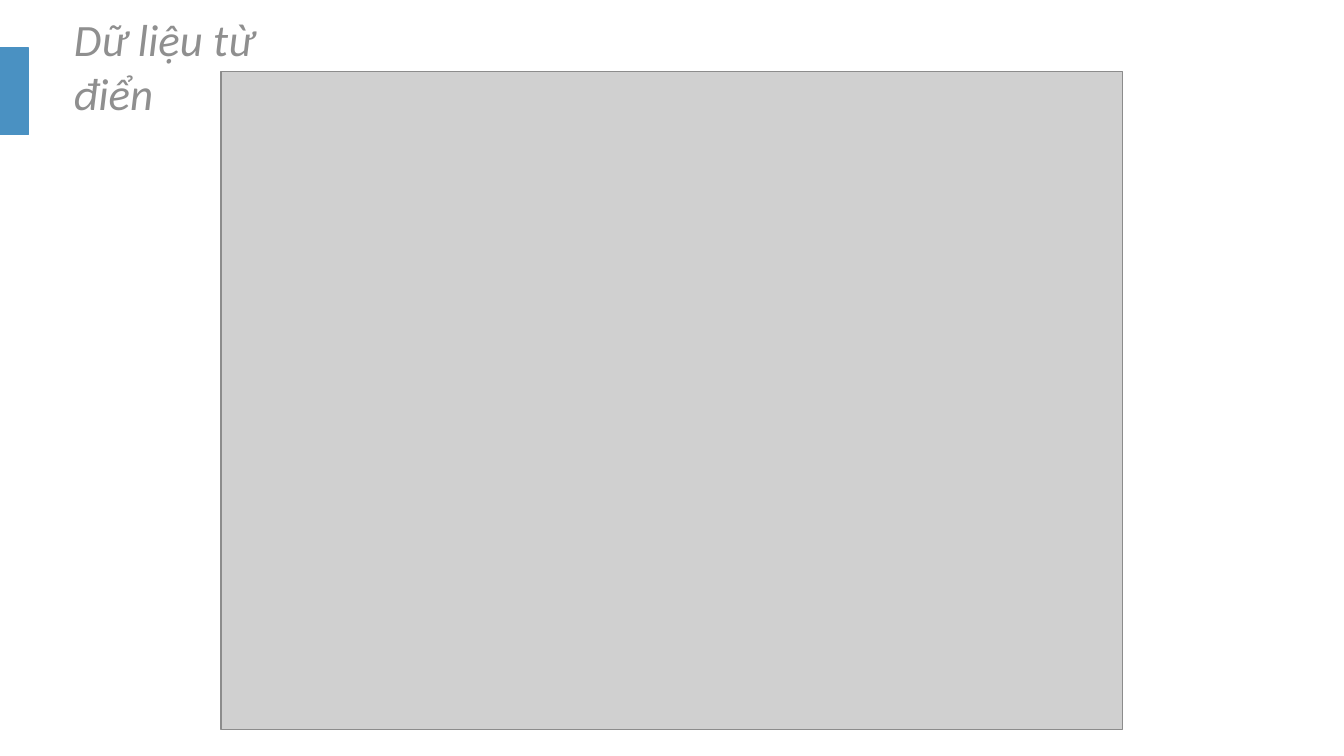
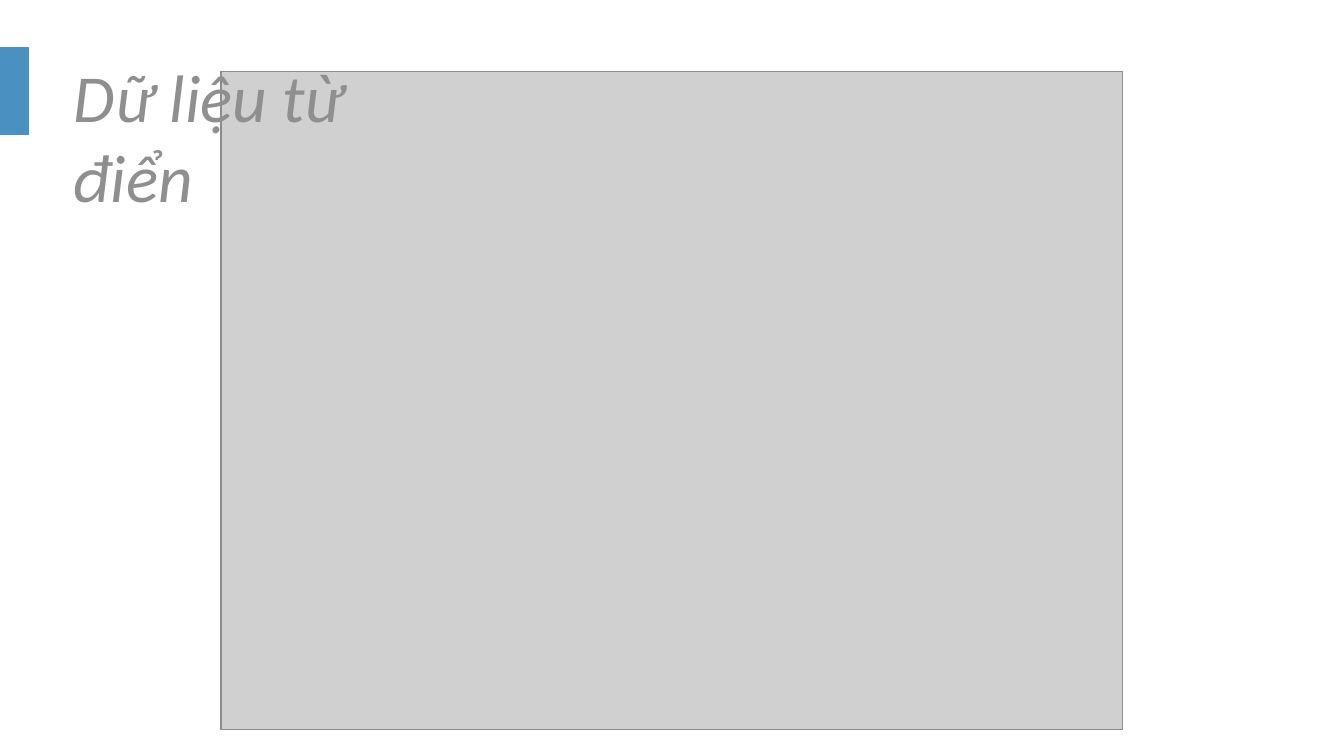
Before and after one commit to yuyuvn/OOP-Learning-English, a slide deck: slide 19 of documents/SlidebaocaoOOT.pptx. Drawn at 1344x756 pixels with LibreOffice and Linux fonts; fonts in the diff are those of the drawing; grey boxes stand for pictures. Boxes give left, top, right and bottom in pixels: in the first picture for what was removed or moved away, otherwise in the second. Text is boxed around its words. In the diff, an @@ line names an element or a change of style, - is before the commit and + after.

```diff
--- a/documents/SlidebaocaoOOT.pptx
+++ b/documents/SlidebaocaoOOT.pptx
@@ text "Dữ liệu từ điển": place and size @@
-text "Dữ liệu từ điển" at (74, 24, 254, 110)
+text "Dữ liệu từ điển" at (74, 66, 345, 203)
@@ text "Dữ liệu từ điển" at (74, 66, 345, 203): size 32 to 48 pt @@
```
Also in this commit, not shown: 3 other slides changed, 1 other file.
